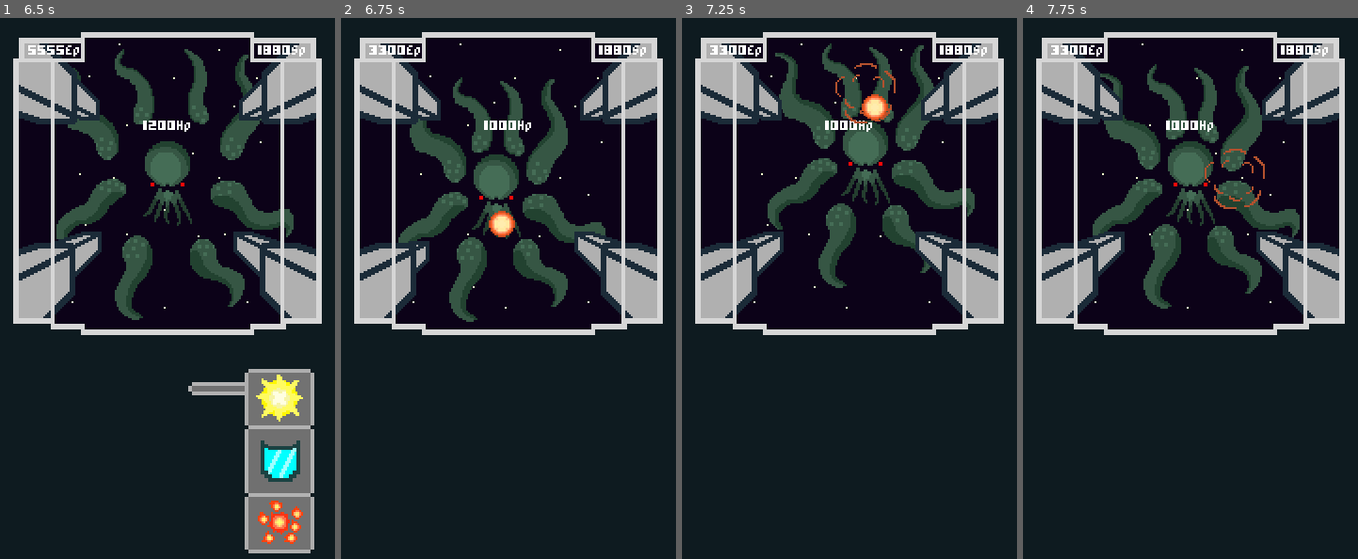
Above: before the commit, frames 1-4 (left to right).
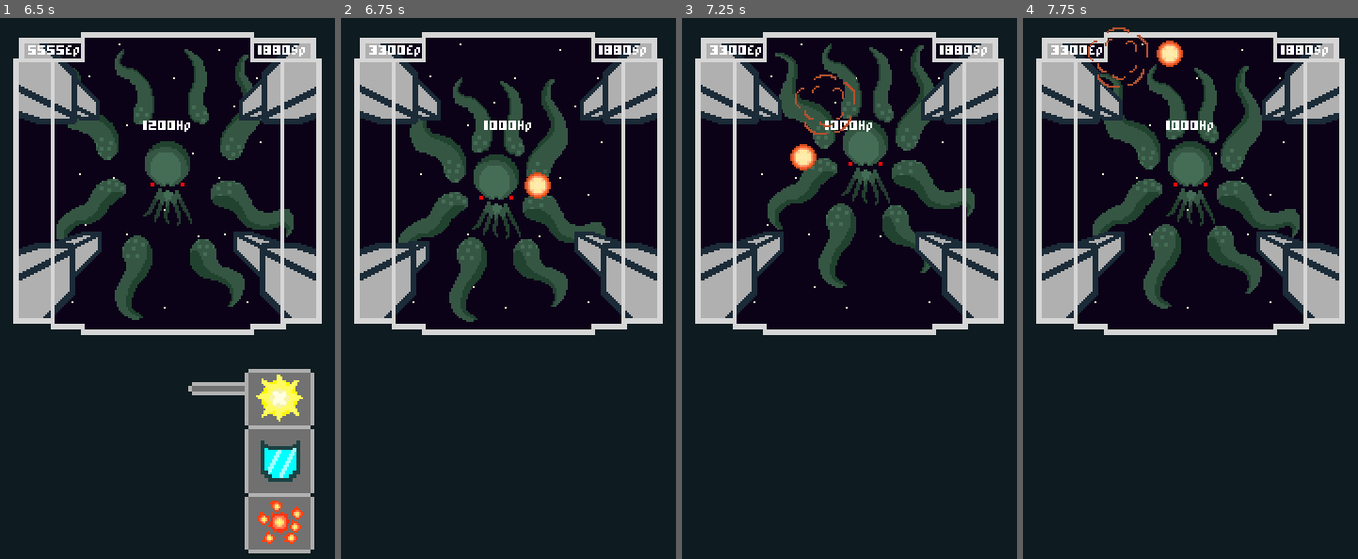
Above: after the commit, the same moments.

Repository: Razzf/SpaceRpg
Game: Godot game, scene res://Scenes/Battle.tscn
Two runs of this game, one before a commit and one after it. Both use one fixed random seed, a clock stepped at 60 frames per second and the inputs below. The project has no main scene, so this scene is started directly.
Inputs (mouse positions are in pixels of both pictures, inside the frame that each line leads up to):
- Up to frame 1 (6.5 s): click "Pass" at 0.5 s; tap Enter at 2 s; click "Weapons" at 4.25 s; click (278, 396) at 5 s; click "Ok" at 5.75 s
- Up to frame 2 (6.75 s): click (619, 521) at 6.5 s
- Up to frame 3 (7.25 s): no input
- Up to frame 4 (7.75 s): no input

Frame 1 is identical in both runs. In frame 2, 0.6% of the frame differs, in the area x 44-63%, y 28-41%; in frame 3, 1.0%, in the area x 32-64%, y 8-29%; in frame 4, 0.7%.

Commit message:
Shooting class added

Diff:
--- /dev/null
+++ b/Scenes/ShootingScenes/Explosive Shot.tscn
@@ -0,0 +1,10 @@
+[gd_scene load_steps=3 format=2]
+
+[ext_resource path="res://Scripts/WeaponAnimScripts/Explosive Shot.gd" type="Script" id=1]
+[ext_resource path="res://Scenes/ShootingScenes/Shooting.tscn" type="PackedScene" id=2]
+
+[node name="Explosive Shot" instance=ExtResource( 2 )]
+script = ExtResource( 1 )
+max_explosions = 6
+spawn_range_x = 50.0
+spawn_range_y = 50.0
--- a/Scenes/Explosion.tscn
+++ b/Scenes/ShootingScenes/Shooting.tscn
@@ -1,7 +1,25 @@
 [gd_scene load_steps=4 format=2]
 
 [ext_resource path="res://Img Resources/Frames Images/new explosion frames.png" type="Texture" id=1]
-[ext_resource path="res://Scripts/WeaponAnimScripts/Explosion.gd" type="Script" id=2]
+
+[sub_resource type="GDScript" id=2]
+script/source = "extends Shooting
+
+
+# Declare member variables here. Examples:
+# var a = 2
+# var b = \"text\"
+
+
+# Called when the node enters the scene tree for the first time.
+func _ready():
+	pass # Replace with function body.
+
+
+# Called every frame. 'delta' is the elapsed time since the previous frame.
+#func _process(delta):
+#	pass
+"
 
 [sub_resource type="Animation" id=1]
 resource_name = "Explosion"
@@ -17,7 +35,7 @@
 "transitions": PoolRealArray( 1, 1 ),
 "values": [ {
 "args": [  ],
-"method": "_add_another_explosion"
+"method": "_add_another_shot"
 }, {
 "args": [  ],
 "method": "queue_free"
@@ -36,8 +54,9 @@
 "values": [ 0, 1, 2, 3, 4, 5, 5 ]
 }
 
-[node name="Explosions" type="Node2D"]
-script = ExtResource( 2 )
+[node name="Shooting" type="Node2D"]
+script = SubResource( 2 )
+max_explosions = 2
 
 [node name="animExplosion" type="AnimationPlayer" parent="."]
 autoplay = "Explosion"
@@ -47,4 +66,4 @@
 [node name="Sprite" type="Sprite" parent="."]
 texture = ExtResource( 1 )
 hframes = 6
-frame = 5
+frame = 4
--- a/Scenes/Weapons/Burning Laser.tscn
+++ b/Scenes/Weapons/Burning Laser.tscn
@@ -1,7 +1,8 @@
 [gd_scene load_steps=3 format=2]
 
 [ext_resource path="res://Img Resources/Icons Images/LightningLaser.png" type="Texture" id=1]
-[ext_resource path="res://Scenes/Weapon.tscn" type="PackedScene" id=2]
+[ext_resource path="res://Scenes/Weapons/Weapon.tscn" type="PackedScene" id=2]
+
 
 [node name="Burning Laser" instance=ExtResource( 2 )]
 icon_texture = ExtResource( 1 )
--- a/Scenes/Weapons/Electro Cannon.tscn
+++ b/Scenes/Weapons/Electro Cannon.tscn
@@ -1,7 +1,8 @@
 [gd_scene load_steps=3 format=2]
 
 [ext_resource path="res://Img Resources/Icons Images/thunderbolt.png" type="Texture" id=1]
-[ext_resource path="res://Scenes/Weapon.tscn" type="PackedScene" id=2]
+[ext_resource path="res://Scenes/Weapons/Weapon.tscn" type="PackedScene" id=2]
+
 
 [node name="Electro Cannon" instance=ExtResource( 2 )]
 icon_texture = ExtResource( 1 )
--- a/Scenes/Weapons/Explosive Bullets.tscn
+++ b/Scenes/Weapons/Explosive Bullets.tscn
@@ -1,10 +1,13 @@
-[gd_scene load_steps=3 format=2]
+[gd_scene load_steps=4 format=2]
 
-[ext_resource path="res://Scenes/Weapon.tscn" type="PackedScene" id=1]
+[ext_resource path="res://Scenes/Weapons/Weapon.tscn" type="PackedScene" id=1]
 [ext_resource path="res://Img Resources/Icons Images/explosions.png" type="Texture" id=2]
+[ext_resource path="res://Scripts/WeaponScripts/Explosive Bullets.gd" type="Script" id=3]
+
 
 [node name="Explosive Bullets" instance=ExtResource( 1 )]
+script = ExtResource( 3 )
 icon_texture = ExtResource( 2 )
 energy_cost = 200
 power = 200
-type = 2
+type = 1
--- a/Scenes/Weapons/Lightning Laser.tscn
+++ b/Scenes/Weapons/Lightning Laser.tscn
@@ -1,7 +1,8 @@
 [gd_scene load_steps=3 format=2]
 
 [ext_resource path="res://Img Resources/Icons Images/LightningLaser.png" type="Texture" id=1]
-[ext_resource path="res://Scenes/Weapon.tscn" type="PackedScene" id=2]
+[ext_resource path="res://Scenes/Weapons/Weapon.tscn" type="PackedScene" id=2]
+
 
 [node name="Lightning Laser" instance=ExtResource( 2 )]
 icon_texture = ExtResource( 1 )
--- a/Scenes/Weapons/Shield Recover.tscn
+++ b/Scenes/Weapons/Shield Recover.tscn
@@ -1,7 +1,8 @@
 [gd_scene load_steps=3 format=2]
 
 [ext_resource path="res://Img Resources/Icons Images/Shield.png" type="Texture" id=1]
-[ext_resource path="res://Scenes/Weapon.tscn" type="PackedScene" id=2]
+[ext_resource path="res://Scenes/Weapons/Weapon.tscn" type="PackedScene" id=2]
+
 
 [node name="Shield Recover" instance=ExtResource( 2 )]
 icon_texture = ExtResource( 1 )
--- a/Scripts/BattleScene.gd
+++ b/Scripts/BattleScene.gd
@@ -8,17 +8,15 @@
 	battleUI.actionBtns.show()
 	Start_Ship_Turn()
 
-func Start_Ship_Turn():
+func Start_Ship_Turn() -> void:
 	var ship = battle_units.SpaceShip
 	if ship != null:
 		yield(ship, "weapon_used")
 	Start_Enemy_Turn()
 
-func Start_Enemy_Turn():
-	print("enemy_turn_start")
+func Start_Enemy_Turn() -> void:
 	var enemy = battle_units.Enemy
 	if enemy != null:
-		print("checking")
 		enemy.animation.get_animation("Idle").set_loop(false)
 		yield(enemy.animation, "animation_finished")
 		enemy.animation.get_animation("Idle").set_loop(true)
@@ -29,5 +27,5 @@
 		battleUI.actionBtns.show()
 	Start_Ship_Turn()
 
-func _on_BattleUI_turn_passed():
+func _on_BattleUI_turn_passed() -> void:
 	Start_Enemy_Turn()
--- a/Scripts/BattleUI.gd
+++ b/Scripts/BattleUI.gd
@@ -7,16 +7,16 @@
 
 signal turn_passed
 
-func _on_ShowWeaponsBtn_pressed():
+func _on_ShowWeaponsBtn_pressed() -> void:
 	actionBtns.hide()
 	weaponSelector = load_scene.instance()
 	add_child(weaponSelector)
 
-func _on_PassTurnBtn_pressed():
+func _on_PassTurnBtn_pressed() -> void:
 	actionBtns.hide()
 	emit_signal("turn_passed")
 
-func _on_RunAwayBtn_pressed():
+func _on_RunAwayBtn_pressed() -> void:
 	actionBtns.hide()
 	pass
 
--- a/Scripts/Enemy.gd
+++ b/Scripts/Enemy.gd
@@ -1,4 +1,5 @@
 extends Node2D
+class_name Enemy
 
 const battle_units = preload("res://Resources/ScriptableClasses/BattleUnits.tres")
 
@@ -6,27 +7,25 @@
 export(int) var hp = 1200 setget sethp
 export(int) var damage = 4
 
-onready var hp_label = $Label
-onready var animation = $AnimationPlayer
-onready var sprite = $Sprite
-
-
+onready var hp_label : Label = $Label
+onready var animation : AnimationPlayer = $AnimationPlayer
+onready var sprite : Sprite = $Sprite
 
 signal dead
 signal enemy_atacked
 
-func is_dead():
+func is_dead() -> bool:
 	return hp <= 0
 
-func attack():
+func attack() -> void:
 	animation.play("Attack")
 	yield(animation,"animation_finished")
 	emit_signal("enemy_atacked")
 
-func deal_damage():
+func deal_damage() -> void:
 	battle_units.SpaceShip.shield -= damage
 
-func take_damage(amount):
+func take_damage(amount) -> void:
 	self.hp -= amount
 	if is_dead():
 		animation.play("Shake")
--- a/Scripts/SpaceShip.gd
+++ b/Scripts/SpaceShip.gd
@@ -1,7 +1,7 @@
 extends Node2D
 
 const battle_units = preload("res://Resources/ScriptableClasses/BattleUnits.tres")
-onready var animation = $AnimationPlayer
+onready var animation : AnimationPlayer = $AnimationPlayer
 var max_shield = 2000
 var shield = max_shield setget setShield
 
@@ -32,7 +32,7 @@
 	emit_signal("Energy_Changed", energy)
 
 
-func update_equipped_weapon(w_index):
+func update_equipped_weapon(w_index) -> void:
 	if find_node("Weapon", true, false) != null:
 		var weapon = get_node("Weapon")
 		remove_child(weapon)
@@ -44,18 +44,18 @@
 		equipped_weapon = Weapons[w_index]
 		add_child(equipped_weapon)
 
-func attack_enemy(_enemy):
+func attack_enemy(_enemy) -> void:
 	if _enemy != null:
 		animation.play("attack")
-		get_node("Weapon").trigger_counter = 0
-		get_node("Weapon").add_child(preload("res://Scenes/Explosion.tscn").instance())
+		equipped_weapon.trigger_counter = 0
+		equipped_weapon.add_child(equipped_weapon.shooting_scene.instance())
 		_enemy.take_damage(equipped_weapon.power)
 		self.energy -= equipped_weapon.energy_cost
 		emit_signal("weapon_used")
 
 func _ready():
 	update_equipped_weapon(0)
-	print(equipped_weapon)
+	print(equipped_weapon._name)
 	battle_units.SpaceShip = self
 
 func _exit_tree():
--- a/Scripts/WeaponAnimScripts/Explosion.gd
+++ /dev/null
@@ -1,14 +0,0 @@
-extends Node2D
-
-export(int) var max_explosions = 3
-var explosion = load("res://Scenes/Explosion.tscn")
-
-func _ready():
-	self.global_position = Vector2(rand_range(60,120), rand_range(60, 140))
-
-
-func _add_another_explosion():
-	get_parent().trigger_counter = get_parent().trigger_counter + 1
-	if get_parent().trigger_counter <= max_explosions:
-		print("adding explosion")
-		get_parent().add_child(explosion.instance())
--- /dev/null
+++ b/Scripts/WeaponAnimScripts/Explosive Shot.gd
@@ -0,0 +1,4 @@
+extends Shooting
+
+func _ready():
+	shooting = load("res://Scenes/ShootingScenes/Explosive Shot.tscn")
--- /dev/null
+++ b/Scripts/WeaponAnimScripts/Shooting.gd
@@ -0,0 +1,32 @@
+extends Node2D
+class_name Shooting
+
+export(int) var max_explosions
+export(float, 0, 50) var spawn_range_x
+export(float, 0, 50) var spawn_range_y
+
+var shooting = load("res://Scripts/WeaponAnimScripts/Shooting.gd")
+const battle_units = preload("res://Resources/ScriptableClasses/BattleUnits.tres")
+
+func _ready():
+	var x_range_rounded = int(round(spawn_range_x))
+	var y_range_rounded = int(round(spawn_range_y))
+	var enemy = battle_units.Enemy
+	if enemy != null:
+		var enemy_position_x = enemy.global_position.x
+		var enemy_position_y = enemy.global_position.y
+		print(x_range_rounded)
+		print(spawn_range_y)
+		self.global_position = Vector2(
+			rand_range(enemy_position_x - x_range_rounded,
+			enemy_position_y + x_range_rounded),
+			rand_range(enemy_position_x - y_range_rounded,
+			enemy_position_y + y_range_rounded)
+		)
+func _add_another_shot():
+	if self.get_parent() != null:
+		print(get_parent())
+		get_parent().trigger_counter = get_parent().trigger_counter + 1
+		print(battle_units.SpaceShip.equipped_weapon.trigger_counter)
+		if get_parent().trigger_counter < max_explosions:
+			get_parent().add_child(shooting.instance())
--- /dev/null
+++ b/Scripts/WeaponScripts/Explosive Bullets.gd
@@ -0,0 +1,7 @@
+extends Weapon
+
+
+const shooting_scene = preload("res://Scenes/ShootingScenes/Explosive Shot.tscn")
+
+func _ready():
+	print(shooting_scene)
--- a/project.godot
+++ b/project.godot
@@ -15,12 +15,24 @@
 "path": "res://Scripts/ScriptableObjects/BattleUnits.gd"
 }, {
 "base": "Node2D",
+"class": "Enemy",
+"language": "GDScript",
+"path": "res://Scripts/Enemy.gd"
+}, {
+"base": "Node2D",
+"class": "Shooting",
+"language": "GDScript",
+"path": "res://Scripts/WeaponAnimScripts/Shooting.gd"
+}, {
+"base": "Node2D",
 "class": "Weapon",
 "language": "GDScript",
 "path": "res://Scripts/Weapon.gd"
 } ]
 _global_script_class_icons={
 "BattleUnits": "",
+"Enemy": "",
+"Shooting": "",
 "Weapon": ""
 }
 
Renamed: Scenes/Weapon.tscn -> Scenes/Weapons/Weapon.tscn
